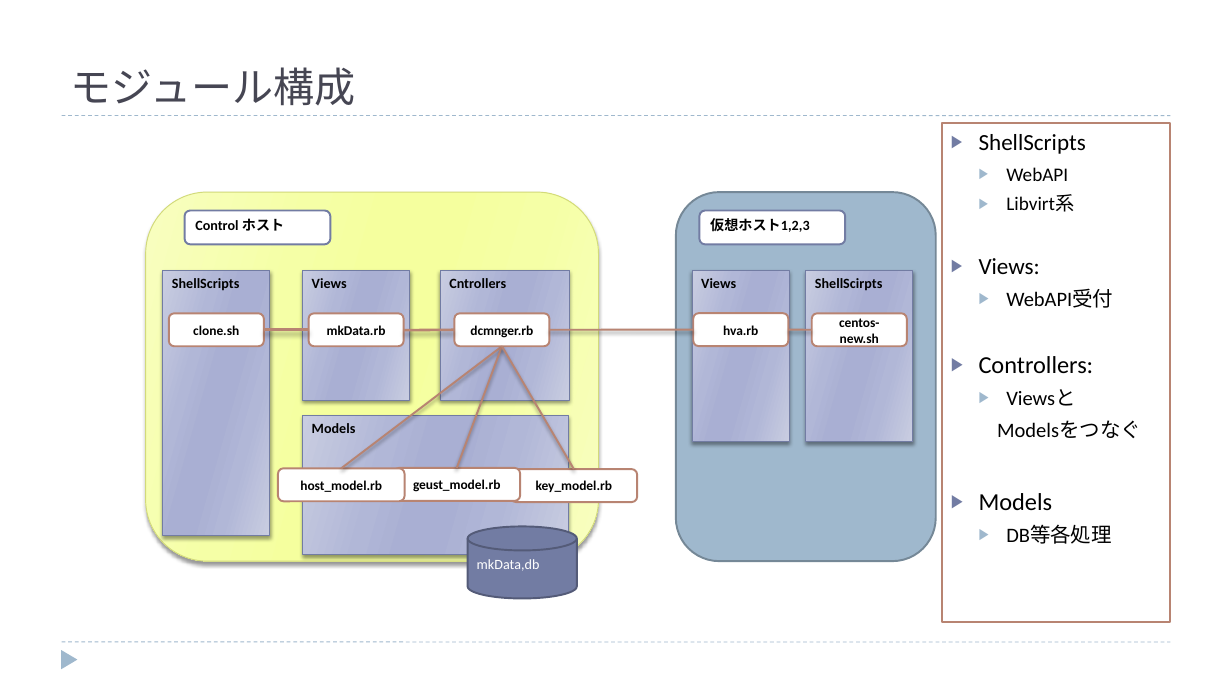
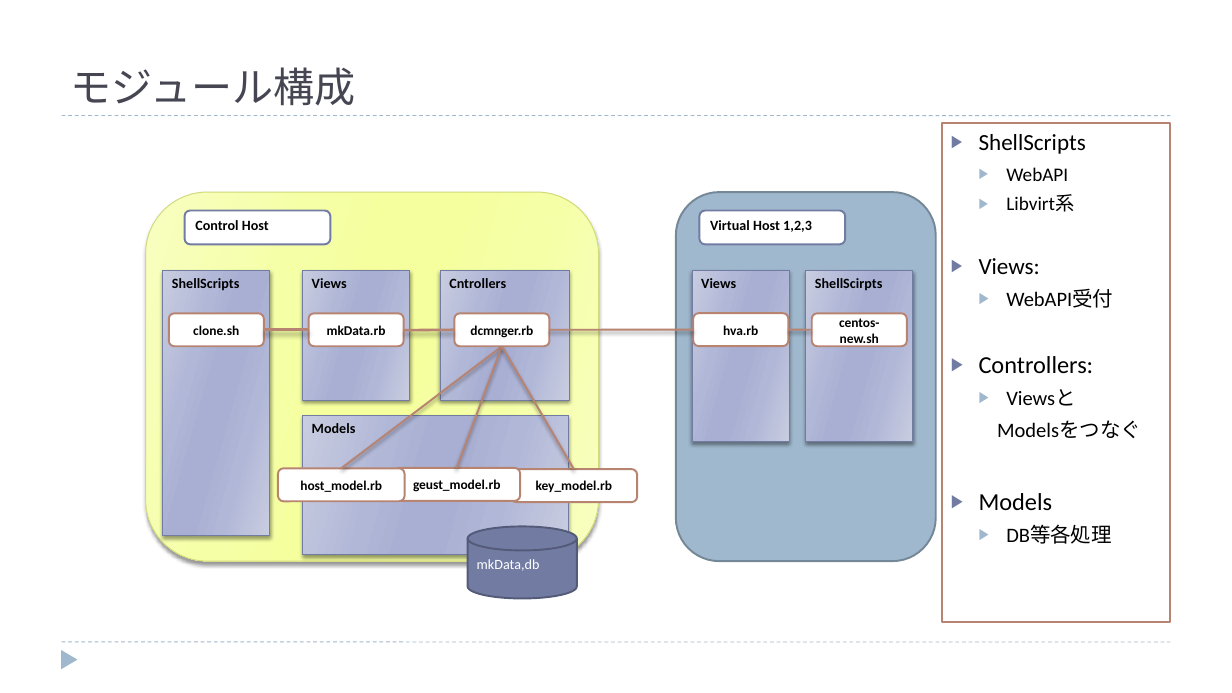
Before and after one commit to maida-yasuhiro/IaaS_Program, a slide deck: slide 4 of 【Outline】IaaS_Program.pptx. Drawn at 1232x693 pixels with LibreOffice and Linux fonts; fonts in the diff are those of the drawing. Boxes give left, top, right and bottom in pixels: in the first picture for what was removed or moved away, otherwise in the second. Text is boxed around its words. In the diff, an @@ line names an element or a change of style, - is before the commit and + after.

```diff
--- a/【Outline】IaaS_Program.pptx
+++ b/【Outline】IaaS_Program.pptx
@@ text in rounded rectangle at (x1=195, y1=220, x2=269, y2=230): text changed @@
-Control ホスト
+Control Host
@@ text in rounded rectangle at (x1=710, y1=220, x2=812, y2=232): text changed @@
-仮想ホスト1,2,3
+Virtual Host 1,2,3
```
Also in this commit, not shown: 2 other slides changed, 2 other files.
